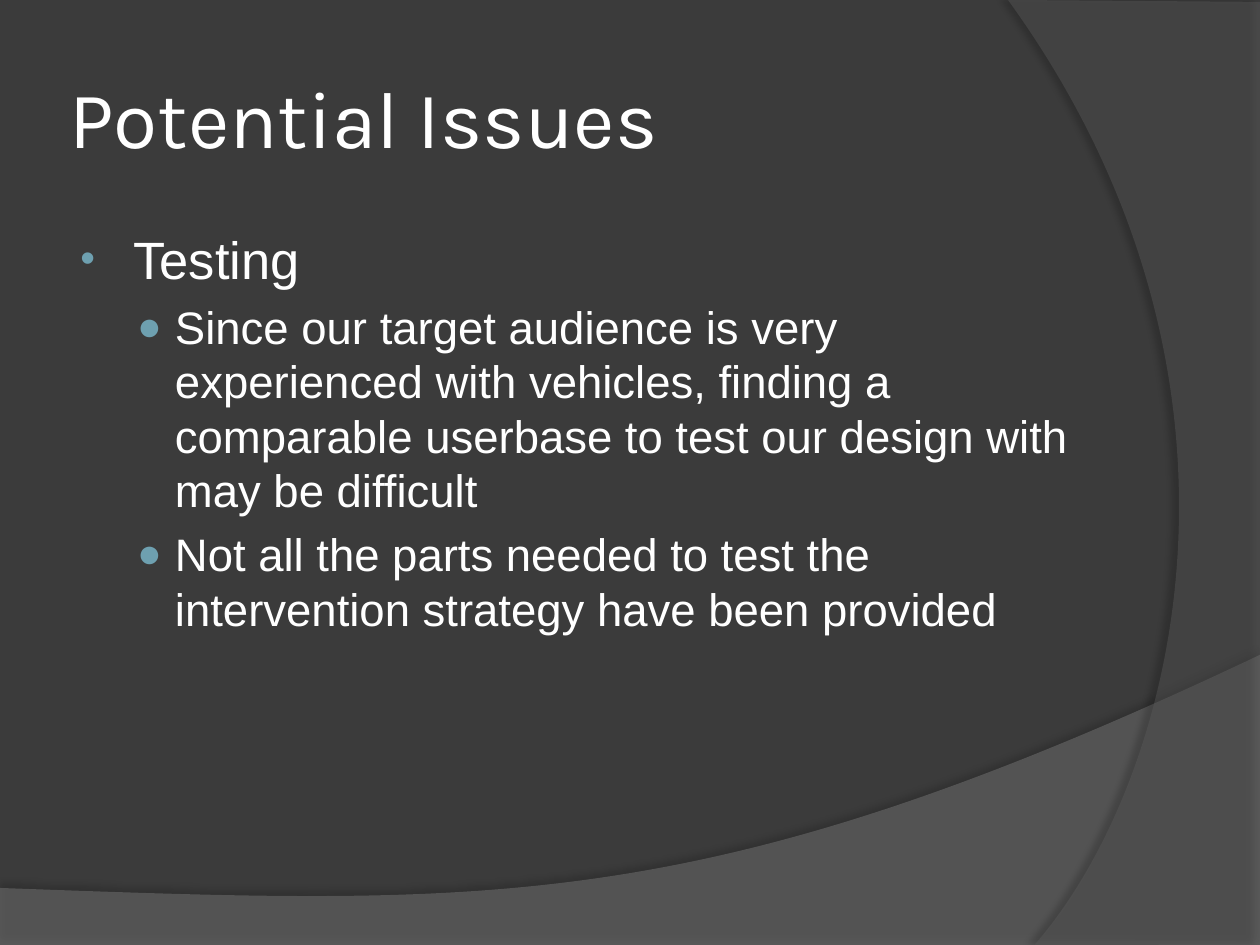
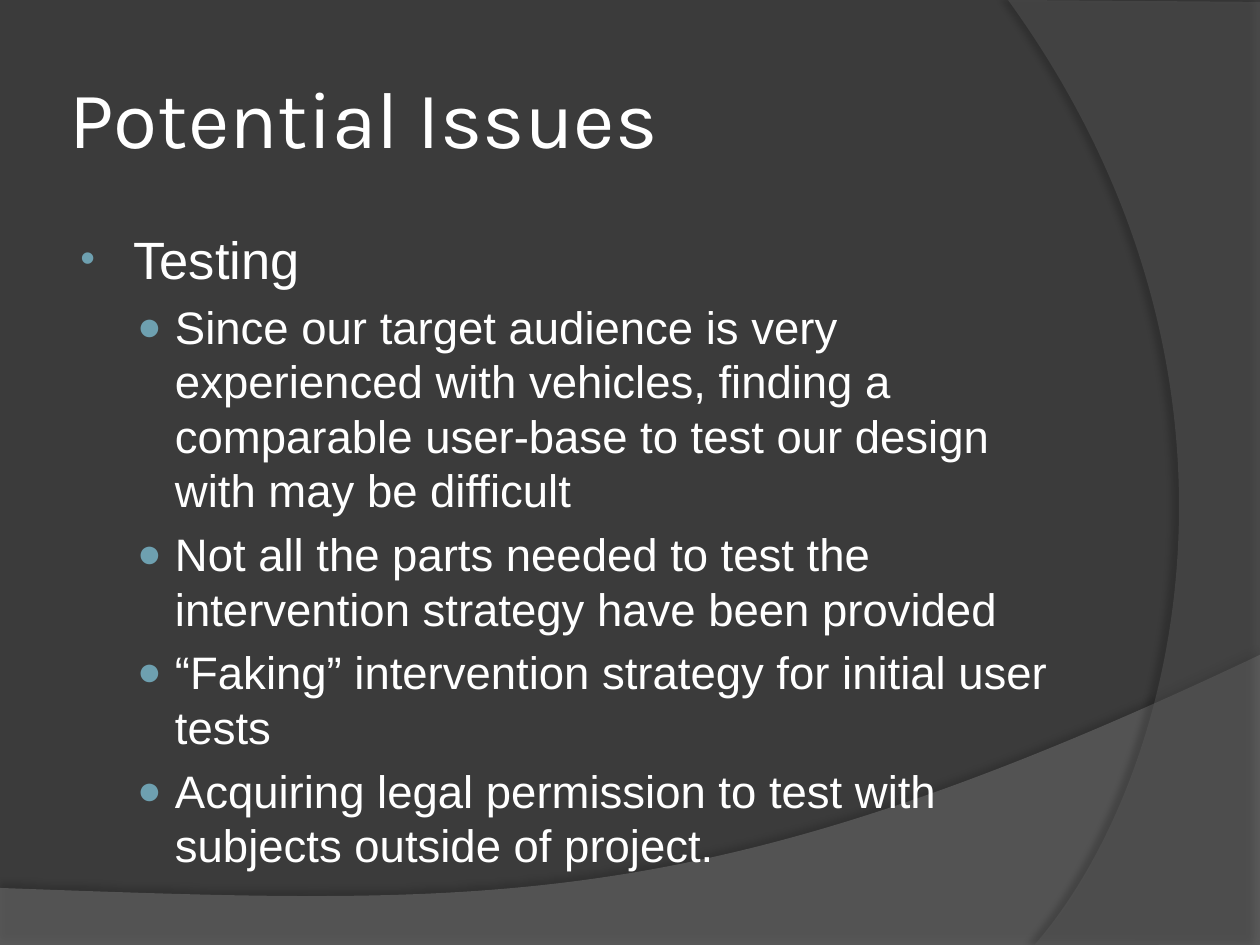
Before and after one commit to zachrob/VW-DrivingSim, a slide deck: slide 6 of Class Presentation 10-30-2013/Presentation.pptx (slide 5 before the commit). Drawn at 1260x945 pixels with LibreOffice and Linux fonts; fonts in the diff are those of the drawing. Boxes give left, top, right and bottom in pixels: in the first picture for what was removed or moved away, otherwise in the second. Text is boxed around its words. In the diff, an @@ line names an element or a change of style, - is before the commit and + after.

```diff
--- a/Class Presentation 10-30-2013/Presentation.pptx
+++ b/Class Presentation 10-30-2013/Presentation.pptx
@@ text at [175, 311, 989, 517]: text changed @@
-  ● Since our target audience is very experienced with vehicles, finding a comparable userbase to test our design with may be difficult
+  ● Since our target audience is very experienced with vehicles, finding a comparable user-base to test our design with may be difficult
@@ text at [175, 656, 1046, 871]: paragraphs added @@
+  ● “Faking” intervention strategy for initial user tests
+  ● Acquiring legal permission to test with subjects outside of project.
```
Also in this commit, not shown: 4 other slides changed, 1 slide added.
